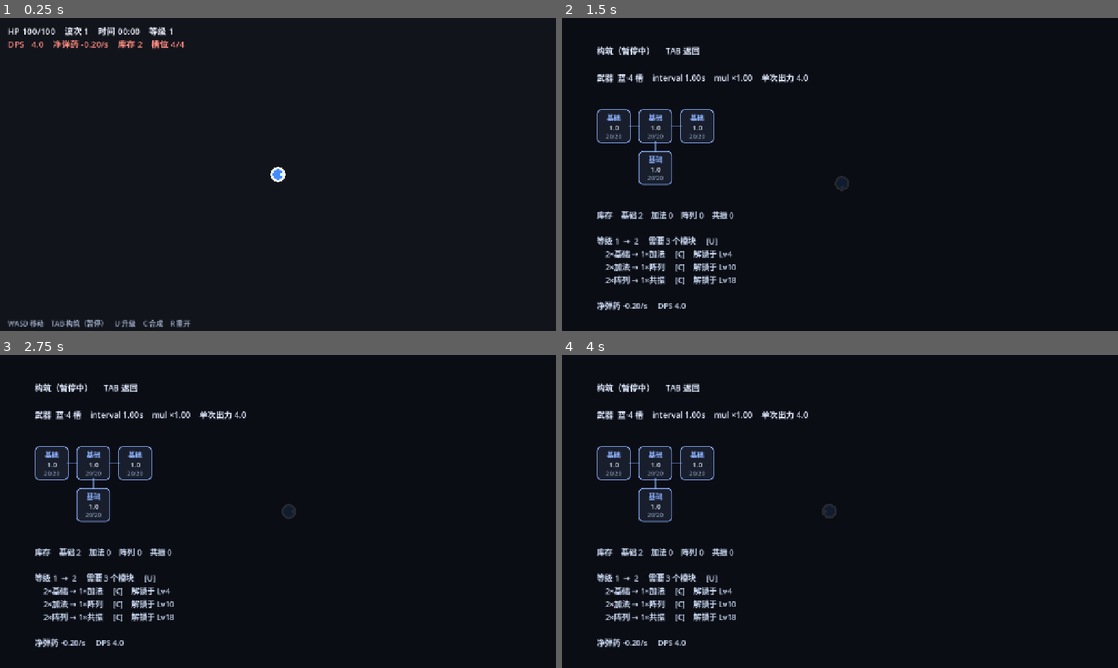
Above: before the commit, frames 1-4 (two rows, left to right).
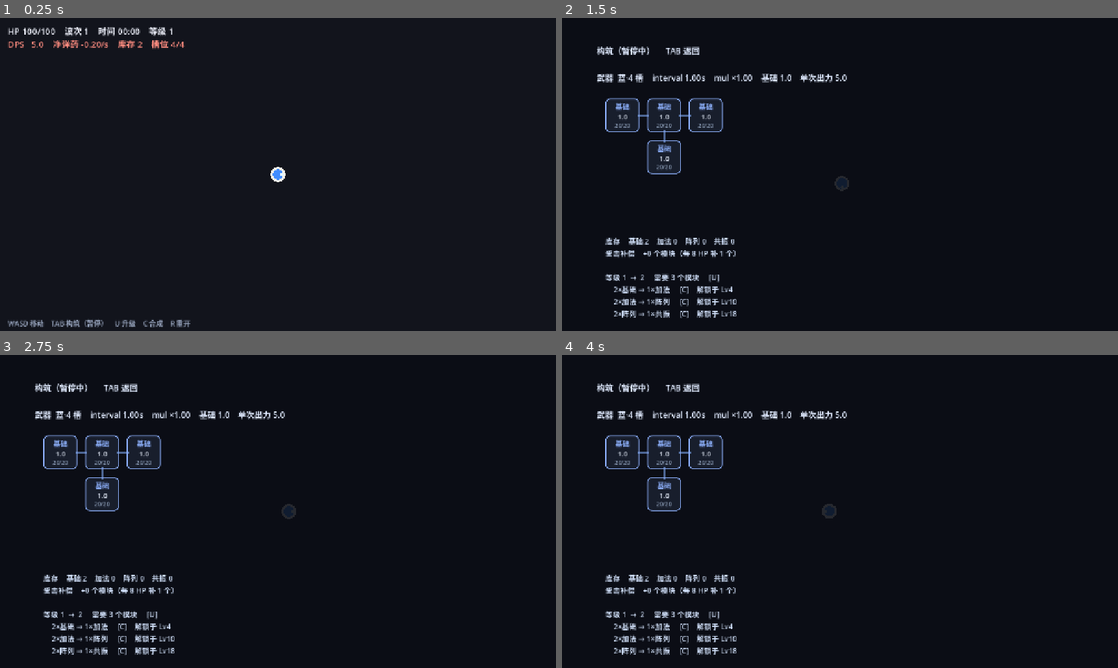
Above: after the commit, the same moments.

Repository: M1suK1/weapon-build-survivor
Game: Godot game, scene res://scenes/main.tscn
The game is run twice, just before and just after one commit, with the same random seed, the same clock (stepped at 60 frames per second) and the same inputs.
Inputs:
- Up to frame 1 (0.25 s): no input
- Up to frame 2 (1.5 s): tap Enter at 0.5 s; hold D 0.53-1.28 s; tap Tab at 0.6 s; tap Space at 1.25 s; hold S from 1.28 s (still down); tap U at 1.35 s
- Up to frame 3 (2.75 s): tap Enter at 2 s; release S at 2.03 s; hold D from 2.03 s (still down); tap C at 2.1 s
- Up to frame 4 (4 s): tap Space at 2.75 s; release D at 2.78 s; hold W 2.78-3.53 s; tap R at 2.85 s; tap Enter at 3.5 s; hold A from 3.53 s (still down); tap Tab at 3.6 s

The runs differ from the first frame. In frame 1, less than 0.1% of the frame differs, in the area x 5-7%, y 7-10%; in frame 2, 4.6%, in the area x 6-52%, y 17-96%; in frame 3, 4.6%; in frame 4, 4.6%.

Commit message:
feat: 武器基础伤害 + 受击补偿模块；电路板连接视图与 bot 决策修正

Diff:
--- a/scripts/enemy.gd
+++ b/scripts/enemy.gd
@@ -10,7 +10,7 @@
 
 
 func _ready() -> void:
-	radius = randf_range(9.0, 13.0)
+	radius = randf_range(11.0, 15.0)
 	hpth = randf() * TAU
 
 
--- a/scripts/game.gd
+++ b/scripts/game.gd
@@ -22,21 +22,25 @@
 const QUALITY_NAME := {1: "白", 2: "绿", 3: "蓝", 4: "紫", 5: "金"}
 ## 波次 → 品质：开局蓝（4 槽 T 型），12 波紫（5 槽十字），20 波金（6 槽双排）
 const QUALITY_SCHEDULE := {12: 4, 20: 5}
+## 武器自带基础伤害：不吃模块次数，模块烧光时留一条底（否则 DPS 直接归零 = 必死）
+const QUALITY_BASE := {1: 0.5, 2: 0.8, 3: 1.0, 4: 1.5, 5: 2.0}
 const WAVE_SEC := 40.0
 const DROP_CHANCE := 0.65
 const HP_BASE := 4.0
 const HP_GROWTH := 1.115
-const SPAWN_BASE := 1.10
-const SPAWN_GROWTH := 0.035
+const SPAWN_BASE := 2.0
+const SPAWN_GROWTH := 0.06
 const MAX_ENEMIES := 240
 const LEVEL_COST_BASE := 3.0
 const LEVEL_COST_GROWTH := 1.18
 const CONTACT_DPS := 7.0
+## 受击补偿：每损失这么多 HP 补 1 个模块（弹药系统的劣势补偿，挨打就回填）
+const DAMAGE_PER_MODULE := 8.0
 const CROWD_CAP := 6
-const FIRE_RANGE := 320.0
+const FIRE_RANGE := 260.0
 const PULSE_DUR := 0.30
 
-var weapon := {"interval": 1.0, "mul": 1.0, "quality": 3, "layout": [], "slots": []}
+var weapon := {"interval": 1.0, "mul": 1.0, "quality": 3, "base": 1.0, "layout": [], "slots": []}
 var inventory := {1: 0, 2: 0, 3: 0, 4: 0}
 var level := 1
 var hp := 100.0
@@ -48,6 +52,8 @@
 var dead := false
 var kill_times: Array = []
 var kills_total := 0
+var damage_credit := 0.0
+var modules_from_damage := 0
 var rng := RandomNumberGenerator.new()
 
 var player: Node2D
@@ -69,12 +75,14 @@
 var pt_t := 0.0
 var pt_print := 0.0
 var bot_t := 0.0
-
-# --- 截图（迭代视觉用）：godot --path . -- shot=abs/path.png shotat=12 shotbuild=1 ---
+var bot_ticks := 0
+
+# --- 截图（迭代视觉用）：godot --path . -- shot=abs/path.png shotat=12 shotbuild shotbot ff=60 ---
 var shot_path := ""
-var shot_at := 0.0
-var shot_t := -1.0
+var shot_at := -1.0
 var shot_build := false
+var shot_bot := false
+var ff := 0.0
 
 
 func _ready() -> void:
@@ -93,11 +101,15 @@
 			pt_limit = float(a.substr(3))
 		elif a.begins_with("shot="):
 			shot_path = a.substr(5)
-			shot_t = 6.0
+			shot_at = 12.0
 		elif a.begins_with("shotat="):
-			shot_t = float(a.substr(7))
+			shot_at = float(a.substr(7))
 		elif a == "shotbuild":
 			shot_build = true
+		elif a == "shotbot":
+			shot_bot = true
+		elif a.begins_with("ff="):
+			ff = float(a.substr(3))
 	if playtest:
 		# 无头模拟按实时速度跑太慢，放大时间步（步长变粗，数值平衡够用）
 		Engine.time_scale = 8.0
@@ -167,12 +179,12 @@
 	build_root.add_child(build_text)
 
 	board_root = Control.new()
-	board_root.position = Vector2(80, 210)
+	board_root.position = Vector2(100, 185)
 	build_root.add_child(board_root)
 
 	build_info = Label.new()
-	build_info.position = Vector2(80, 440)
-	build_info.add_theme_font_size_override("font_size", 18)
+	build_info.position = Vector2(100, 500)
+	build_info.add_theme_font_size_override("font_size", 17)
 	build_info.add_theme_color_override("font_color", Color(0.82, 0.88, 0.98))
 	build_root.add_child(build_info)
 
@@ -220,12 +232,19 @@
 
 
 func _process(delta: float) -> void:
-	if shot_t <= 0.0:
-		return
-	shot_t -= delta
-	if shot_t > 0.0:
-		return
-	shot_t = -1.0
+	# 快进：先按 8 倍速把局面推到 ff 秒，再恢复正常速度拍图
+	if ff > 0.0:
+		if elapsed < ff:
+			Engine.time_scale = 8.0
+			return
+		Engine.time_scale = 1.0
+		ff = 0.0
+	if shot_path == "" or shot_at < 0.0:
+		return
+	if elapsed < shot_at:
+		return
+	shot_at = -1.0
+	Engine.time_scale = 1.0
 	if shot_build and not build_root.visible:
 		_toggle_build()
 	await get_tree().process_frame
@@ -248,6 +267,8 @@
 	_hud_tick(delta)
 	if playtest:
 		_playtest_step(delta)
+	elif shot_bot:
+		_bot_step(delta)
 
 
 func _playtest_step(delta: float) -> void:
@@ -261,19 +282,18 @@
 		get_tree().quit()
 
 
-## 简化版「玩家」：压力大就合成，宽松就升级
+## 简化版「玩家」：每 3 次决策里有一次优先升级（解锁配方），其余优先合成（直接提升出力）
 func _bot_step(delta: float) -> void:
 	bot_t += delta
 	if bot_t < 0.5:
 		return
 	bot_t = 0.0
-	var need: float = _spawn_rate() * _wave_hp()
-	if cur_dps() * 1.15 < need:
-		try_craft()
-	elif _all_total() >= level_cost():
-		try_level()
-	else:
-		try_craft()
+	bot_ticks += 1
+	if bot_ticks % 3 == 0 and try_level():
+		return
+	if try_craft():
+		return
+	try_level()
 
 
 func _pt_log() -> void:
@@ -307,6 +327,7 @@
 func _set_quality(q: int) -> void:
 	q = clampi(q, 1, 5)
 	weapon.quality = q
+	weapon.base = float(QUALITY_BASE[q])
 	weapon.layout = LAYOUTS[q].duplicate()
 	while weapon.slots.size() < weapon.layout.size():
 		weapon.slots.append(null)
@@ -384,7 +405,7 @@
 
 
 func _shot_power() -> float:
-	var total := 0.0
+	var total := float(weapon.base)
 	for v in _slot_out():
 		total += float(v)
 	return total * weapon.mul
@@ -404,7 +425,7 @@
 	e.set_script(load("res://scripts/enemy.gd"))
 	e.add_to_group("enemy")
 	var ang: float = rng.randf() * TAU
-	e.position = player.position + Vector2(cos(ang), sin(ang)) * rng.randf_range(600.0, 700.0)
+	e.position = player.position + Vector2(cos(ang), sin(ang)) * rng.randf_range(520.0, 660.0)
 	e.max_hp = _wave_hp()
 	e.hp = e.max_hp
 	e.speed = rng.randf_range(80.0, 105.0) + wave * 1.2
@@ -416,10 +437,8 @@
 	if fire_t < weapon.interval:
 		return
 	fire_t -= weapon.interval
-	if _count_filled() == 0:
-		return
 	if _nearest_enemy(FIRE_RANGE) == null:
-		return  # 无目标不开火 → 不消耗次数
+		return  # 无目标不开火 → 不消耗次数（基础伤害也不打空气）
 	var dmg := _shot_power()
 	for i in weapon.slots.size():
 		var m = weapon.slots[i]
@@ -490,10 +509,31 @@
 			if touching >= CROWD_CAP:
 				break
 	if touching > 0:
-		hp -= CONTACT_DPS * touching * delta
+		var dmg: float = CONTACT_DPS * touching * delta
+		hp -= dmg
 		flash_t = 0.35
+		_reward_damage(dmg)
 	if hp <= 0.0:
 		_die()
+
+
+## 挨打换模块：弹药会耗尽，所以掉血要反哺构筑（越挨打越有料补）
+func _reward_damage(dmg: float) -> void:
+	damage_credit += dmg
+	while damage_credit >= DAMAGE_PER_MODULE:
+		damage_credit -= DAMAGE_PER_MODULE
+		modules_from_damage += 1
+		var t := _damage_reward_tier()
+		# 掉在玩家脚边，能看见它被吸走，反馈比直接进背包好
+		_spawn_pickup(player.position + Vector2.from_angle(rng.randf() * TAU) * rng.randf_range(38.0, 58.0), t)
+
+
+func _damage_reward_tier() -> int:
+	if wave >= 24:
+		return 3
+	if wave >= 12:
+		return 2
+	return 1
 
 
 func _die() -> void:
@@ -519,8 +559,8 @@
 
 
 func _run_summary() -> String:
-	return "存活 %s   ·   波次 %d   ·   等级 %d   ·   击杀 %d" % [
-		_fmt_time(elapsed), wave, level, kills_total
+	return "存活 %s   ·   波次 %d   ·   等级 %d   ·   击杀 %d   ·   受击补偿 %d" % [
+		_fmt_time(elapsed), wave, level, kills_total, modules_from_damage
 	]
 
 
@@ -673,6 +713,8 @@
 		cur_dps(), sign_s, net, _inv_total(),
 		_count_filled(), weapon.slots.size()
 	]
+	if _count_filled() == 0:
+		hud_ammo.text += "    模块耗尽 · 仅基础 %.1f" % float(weapon.base)
 	hud_ammo.add_theme_color_override("font_color",
 		Color(0.7, 0.95, 0.85) if net >= 0.0 else Color(1.0, 0.55, 0.5))
 
@@ -692,15 +734,18 @@
 	var lines: Array = []
 	lines.append("构筑（暂停中）     TAB 返回")
 	lines.append("")
-	lines.append("武器  %s·%d 槽    interval %.2fs    mul ×%.2f    单次出力 %.1f" % [
+	lines.append("武器  %s·%d 槽    interval %.2fs    mul ×%.2f    基础 %.1f    单次出力 %.1f" % [
 		QUALITY_NAME[int(weapon.quality)], weapon.slots.size(), weapon.interval,
-		weapon.mul, _shot_power()
+		weapon.mul, float(weapon.base), _shot_power()
 	])
 	build_text.text = "\n".join(lines)
 
 	var info: Array = []
 	info.append("库存    基础 %d    加法 %d    阵列 %d    共振 %d" % [
 		inventory[1], inventory[2], inventory[3], inventory[4]
+	])
+	info.append("受击补偿    +%d 个模块（每 %d HP 补 1 个）" % [
+		modules_from_damage, int(DAMAGE_PER_MODULE)
 	])
 	info.append("")
 	info.append("等级 %d  →  %d     需要 %d 个模块     [U]" % [
Not shown, changed: README.md
Not shown, changed: docs/design.md
